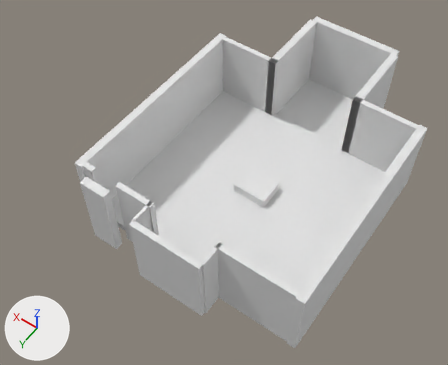
Before and after pictures for a commit that changed the glTF model Assets/Interior/interior_col.glb.
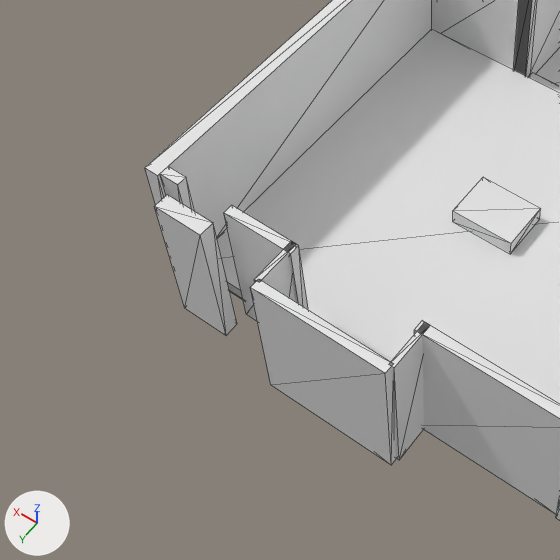
Each version appears first whole from a 50 mm lens placed at (-7.06, 18.39, 18.35), pointed at (0.84, 7.34, 0.99), and next in a close-up on the part from 0% to 65% of the width and 21% to 100% of the height. The lights are fixed; the arrows at lower left show +X, +Y and +Z. The last two pictures show the newer version. The close-ups show mesh edges as thin lines. Vertices at exactly the same position are counted once.

The scene before the commit, as lines of its bpy script (objects in view):
```python
me_atom_interior_col_col = bpy.data.meshes.new('atom_interior_col_col')
me_atom_interior_col_col.from_pydata(...)  # 145 vertices, 228 faces; spans x -4.3..4.3, y -0.3..11.55, z -1.0..3.0
# before: 99 (2.6, 10.5, 0.0), 110 (3.6, 10.5, 0.0), 137 (3.6, 10.95, 0.0), 138 (3.6, 11.25, 0.0) at pixel (184, 308), 139 (3.6, 11.25, 3.0) at pixel (154, 206)
# before: 140 (3.6, 10.95, 3.0) at pixel (167, 194), 141 (2.6, 11.25, 0.0) at pixel (226, 335), 142 (2.6, 10.95, 0.0) at pixel (237, 323), 143 (2.6, 10.95, 3.0) at pixel (213, 222), 144 (2.6, 11.25, 3.0) at pixel (200, 235)
ob_interior_col_col = bpy.data.objects.new('interior_col_col', me_atom_interior_col_col)
ob_interior_col_col.location = (0.0, 0.0, 0.0)
```
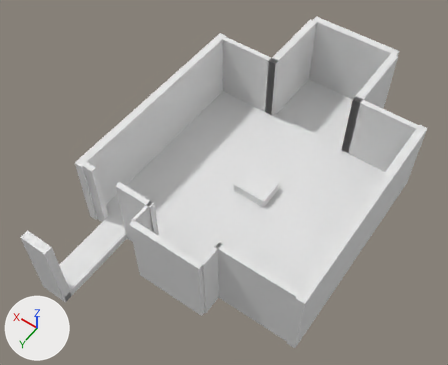
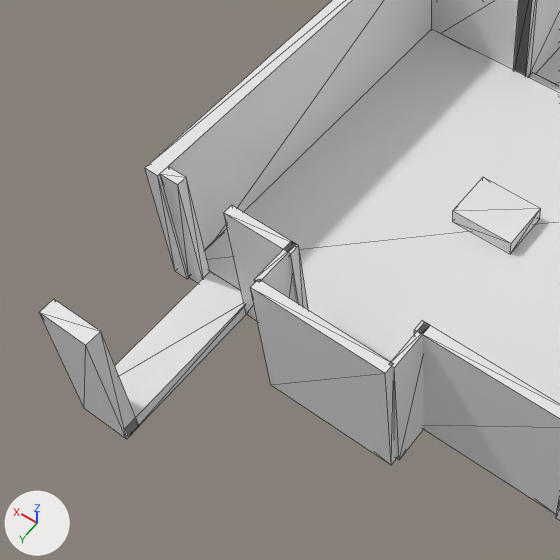
Pixel boxes [x1, y1, x2, y2] of what changed, in the close-ups (560 x 560 px):
'interior_col_col', reshaped: before [145, 0, 560, 520]; after [39, 0, 560, 520]
part 1 of me_atom_interior_col_col, built on: before [154, 195, 237, 335]; after [39, 271, 246, 439]

Diff of the bpy script that builds the scene:
```diff
--- a/Assets/Interior/interior_col.glb.py
+++ b/Assets/Interior/interior_col.glb.py
@@ me_atom_interior_col_col @@
 # used by ob_interior_col_col; location = (0.0, 0.0, 0.0)
 # verts and faces of me_atom_interior_col_col; kept vertices keep their numbers, new ones are numbered from 145
-me_atom_interior_col_col.from_pydata(...)  # 145 vertices, 228 faces; spans x -4.3..4.3, y -0.3..11.55, z -1.0..3.0
+me_atom_interior_col_col.from_pydata(...)  # 151 vertices, 240 faces; spans x -4.3..4.3, y -0.3..13.75, z -1.0..3.0
+# me_atom_interior_col_col part 1
+for i in [*range(137, 145)]: verts[i] += (0.0, 2.5, 0.0)
+verts[145] = (2.6, 13.7, 0.0)  # pixel (128, 436)
+verts[146] = (2.6, 10.5, 0.3)
+verts[147] = (2.6, 13.7, 0.3)  # pixel (125, 428)
+for new, old in zip([148, 149, 150], [145, 146, 147]): verts[new] = verts[old] + (1.0, 0.0, 0.0)
+faces += [(110, 148, 150), (110, 150, 149), (99, 146, 145), (145, 146, 147), (145, 147, 148), (147, 150, 148)]
+faces += [(99, 110, 149), (99, 149, 146), (146, 149, 150), (146, 150, 147), (99, 145, 110), (110, 145, 148)]
```
